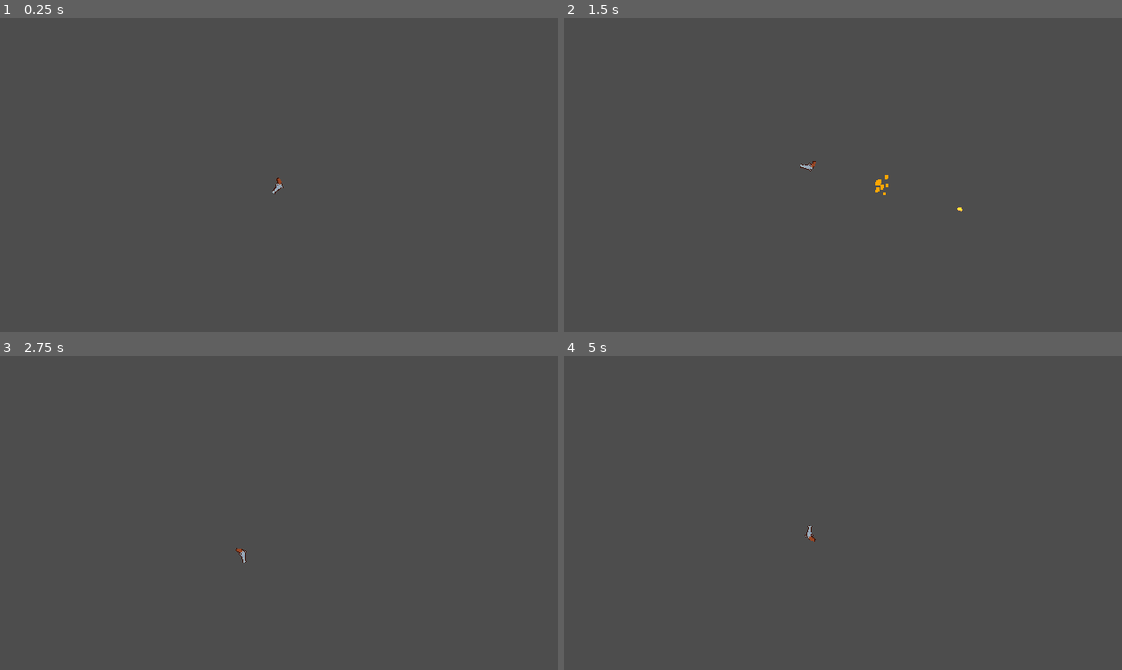
Above: before the commit, frames 1-4 (two rows, left to right).
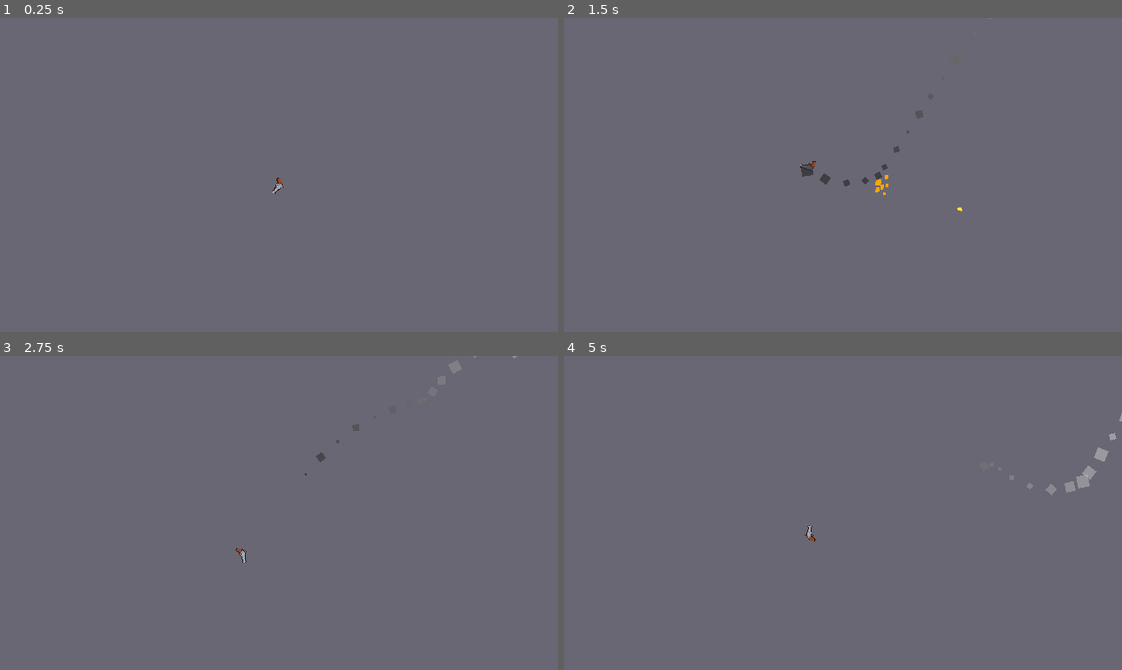
Above: after the commit, the same moments.

Repository: VI6IX/gunning-jump
Game: Godot game, scene res://scenes/main.tscn
Same seed, same stepped clock (60 frames per second), same inputs: the game is played once before the commit and once after it.
Inputs (mouse positions are in pixels of both pictures, inside the frame that each line leads up to):
- Up to frame 1 (0.25 s): no input
- Up to frame 2 (1.5 s): tap Enter at 0.5 s; move the mouse to (965, 159) at 0.52 s; tap Space (shoot) at 0.6, 1.35 s; click (965, 159) at 0.67 s; move the mouse to (731, 190) at 1.27 s; click (731, 190) at 1.42 s
- Up to frame 3 (2.75 s): move the mouse to (334, 443) at 2.02 s; tap Space (shoot) at 2.1 s; click (334, 443) at 2.17 s
- Up to frame 4 (5 s): move the mouse to (815, 575) at 2.77 s; tap Space (shoot) at 2.85, 3.6, 4.35 s; click (815, 575) at 2.92 s; move the mouse to (1010, 560) at 3.52 s; click (1010, 560) at 3.67 s; move the mouse to (675, 465) at 4.27 s; click (675, 465) at 4.42 s

The runs differ from the first frame. In frame 1, 100% of the frame differs, in the area x 0-100%, y 0-100%; in frame 2, 100%; in frame 3, 100%; in frame 4, 100%.

Commit message:
feat: add smoke particles
The bullet instance is also now added as a child to the Player's parent instead. Both the muzzle and smoke particles moved to the shoot() function.

Diff:
--- a/project.godot
+++ b/project.godot
@@ -44,3 +44,4 @@
 
 textures/canvas_textures/default_texture_filter=0
 rendering_device/driver.windows="d3d12"
+environment/defaults/default_clear_color=Color(0.41275606, 0.40549704, 0.4537863, 1)
--- a/scenes/particles/smoke.tscn
+++ b/scenes/particles/smoke.tscn
@@ -3,7 +3,7 @@
 [ext_resource type="Texture2D" uid="uid://bcpapokmpoths" path="res://assets/sprites/particle_square_16.png" id="1_w7gg4"]
 
 [sub_resource type="Curve" id="Curve_brruq"]
-_data = [Vector2(0, 0.29213488), 0.0, 0.0, 0, 0, Vector2(0.20744681, 0.44943827), 0.0, 0.0, 0, 0, Vector2(1, 1), 0.0, 0.0, 0, 0]
+_data = [Vector2(0, 0.764045), 0.0, 0.0, 0, 0, Vector2(0.20744681, 0.44943827), 0.0, 0.0, 0, 0, Vector2(1, 1), 0.0, 0.0, 0, 0]
 point_count = 3
 
 [sub_resource type="Gradient" id="Gradient_rijgi"]
@@ -11,17 +11,14 @@
 colors = PackedColorArray(0.16078432, 0.16078432, 0.16078432, 0.6666667, 0.84313726, 0.84313726, 0.84313726, 0.49803922, 0.6745098, 0.6745098, 0.6745098, 0)
 
 [node name="Smoke" type="CPUParticles2D" unique_id=1245512568]
+z_index = 2
 emitting = false
 amount = 32
 texture = ExtResource("1_w7gg4")
-lifetime = 2.0
 one_shot = true
-randomness = 1.0
 direction = Vector2(0, -1)
-spread = 30.0
-gravity = Vector2(0, -70)
-initial_velocity_min = 5.0
-initial_velocity_max = 30.0
+spread = 20.0
+gravity = Vector2(0, -30)
 angle_max = 399.2
 scale_amount_max = 5.0
 scale_amount_curve = SubResource("Curve_brruq")
--- a/scenes/player/player.gd
+++ b/scenes/player/player.gd
@@ -4,6 +4,7 @@
 @onready var marker_2d: Marker2D = $Marker2D
 @export var bullet: PackedScene
 @export var muzzle_flash: CPUParticles2D
+@export var smoke: CPUParticles2D
 
 
 const GRAVITY: float = 800.0
@@ -40,12 +41,12 @@
 	rotation += rotation_speed * delta
 
 func instantiate_bullet() -> void:
-	muzzle_flash.set_emitting(true)
 	var bullet_instance = bullet.instantiate()
 	bullet_instance.global_position = marker_2d.global_position
 	bullet_instance.global_rotation = marker_2d.global_rotation
 	bullet_instance.set_as_top_level(true)
-	add_child(bullet_instance)
+	get_parent().add_child(bullet_instance)
+	# Adds an instance of bullet to the Scene the Player is in
 
 func shoot() -> void:
 	if can_shoot == false:
@@ -59,6 +60,8 @@
 				rotation_speed = fast_spinning_speed
 
 			instantiate_bullet()
+			muzzle_flash.set_emitting(true)
+			smoke.set_emitting(true)
 			tween_rotation_speed()
 			can_shoot = false
 			fire_rate.start()
--- a/scenes/player/player.tscn
+++ b/scenes/player/player.tscn
@@ -4,17 +4,24 @@
 [ext_resource type="Script" uid="uid://bpflbghopb4k3" path="res://scenes/player/player.gd" id="1_dovo2"]
 [ext_resource type="PackedScene" uid="uid://dfl3flvsspxtd" path="res://scenes/bullet/bullet.tscn" id="2_gmlin"]
 [ext_resource type="PackedScene" uid="uid://dqofy7yf3ekp2" path="res://scenes/particles/muzzle_flash.tscn" id="3_lvxji"]
+[ext_resource type="PackedScene" uid="uid://bo25jle40cier" path="res://scenes/particles/smoke.tscn" id="4_p47bc"]
 
 [sub_resource type="CircleShape2D" id="CircleShape2D_dovo2"]
 radius = 6.0000005
 
-[node name="Player" type="CharacterBody2D" unique_id=2002667588 node_paths=PackedStringArray("muzzle_flash")]
+[node name="Player" type="CharacterBody2D" unique_id=2002667588 node_paths=PackedStringArray("muzzle_flash", "smoke")]
+z_index = 1
 motion_mode = 1
 script = ExtResource("1_dovo2")
 bullet = ExtResource("2_gmlin")
 muzzle_flash = NodePath("MuzzleFlash")
+smoke = NodePath("Smoke")
 
 [node name="MuzzleFlash" parent="." unique_id=1729395586 instance=ExtResource("3_lvxji")]
+unique_name_in_owner = true
+position = Vector2(10, -1)
+
+[node name="Smoke" parent="." unique_id=1245512568 instance=ExtResource("4_p47bc")]
 unique_name_in_owner = true
 position = Vector2(10, -1)
 
Binary file removed: addons/ridiculous_coding/GravityBold8.ttf
Not shown, removed: addons/ridiculous_coding/GravityBold8.ttf.import
Not shown, removed: addons/ridiculous_coding/blip.gd
Not shown, removed: addons/ridiculous_coding/blip.gd.uid
Binary file removed: addons/ridiculous_coding/blip.png
Not shown, removed: addons/ridiculous_coding/blip.png.import
Not shown, removed: addons/ridiculous_coding/blip.tscn
Not shown, removed: addons/ridiculous_coding/blip.wav.import
Not shown, removed: addons/ridiculous_coding/boom.gd
Not shown, removed: addons/ridiculous_coding/boom.gd.uid
Binary file removed: addons/ridiculous_coding/boom.png
Not shown, removed: addons/ridiculous_coding/boom.png.import
(and 28 more such lines)
